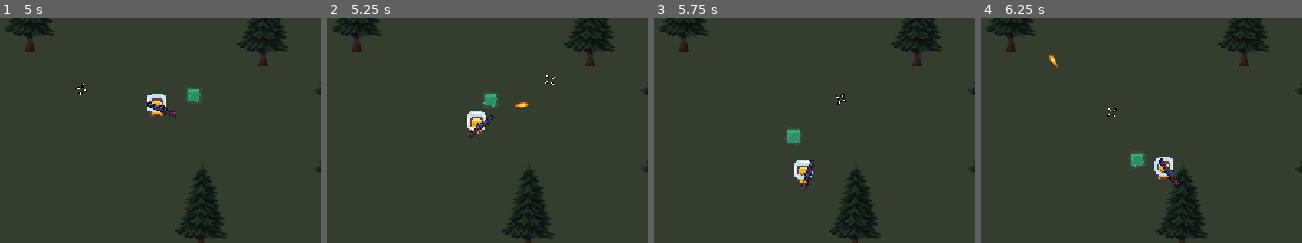
Above: before the commit, frames 1-4 (left to right).
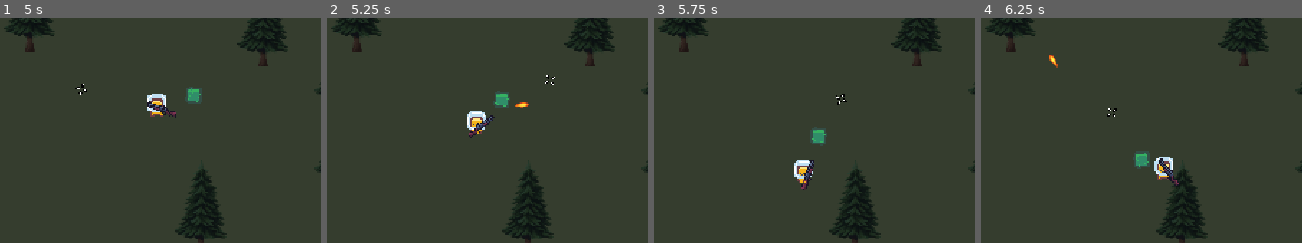
Above: after the commit, the same moments.

Repository: Silgnis/Game-Design-Project
Game: Godot game, scene res://Scenes/Level2.tscn
Same seed, same stepped clock (60 frames per second), same inputs: the game is played once before the commit and once after it.
Inputs (mouse positions are % of the whole screen's width and height, from its top left):
- Up to frame 1 (5 s): move the mouse to (90, 45) at 0.52 s; hold Right (right) 0.53-1.28 s; click (90, 45) at 0.6 s; move the mouse to (37, 55) at 1.27 s; hold Down (down) 1.28-2.03 s; click (37, 55) at 1.35 s; move the mouse to (75, 28) at 2.02 s; hold Right (right) 2.03-2.78 s; click (75, 28) at 2.1 s; move the mouse to (56, 70) at 2.77 s; hold Up (up) 2.78-3.53 s; click (56, 70) at 2.85 s; move the mouse to (100, 65) at 3.52 s; hold Left (left) from 3.53 s (still down); click (100, 65) at 3.6 s; move the mouse to (25, 35) at 4.27 s; click (25, 35) at 4.35 s
- Up to frame 2 (5.25 s): move the mouse to (69, 50) at 5.02 s; release Left (left) at 5.03 s; hold Down (down) from 5.03 s (still down); click (69, 50) at 5.1 s
- Up to frame 3 (5.75 s): keep holding Down (down)
- Up to frame 4 (6.25 s): move the mouse to (44, 25) at 5.77 s; release Down (down) at 5.78 s; hold Right (right) from 5.78 s (still down); click (44, 25) at 5.85 s
The pictures show only the part of the screen within x 40-90%, y 30-80%; the shares and areas given below are measured in that part.

Frame 1 is identical in both runs. In frame 2, 0.4% of the frame differs, in the area x 48-57%, y 33-40%; in frame 3, 0.4%, in the area x 41-54%, y 49-56%; in frame 4, 0.2%.

Commit message:
Fix myling spawn bug

Diff:
--- a/Scripts/myling_ghost.gd
+++ b/Scripts/myling_ghost.gd
@@ -1,17 +1,19 @@
 extends Node2D
 
 @export var target: CharacterBody2D
-@export var follow_offset := Vector2(-14, -12)  # behind and on top of player
-@export var follow_speed := 4.0                 # higher = closer to the player
-@export var bob_amplitude := 2.0				# how much the wobbling is afected in pixels
-@export var bob_speed := 3.0					# controls the speed of the ghost going up and down
+@export var follow_offset := Vector2(-14, -12)  # Base offset behind and above player
+@export var follow_speed := 4.0                 # Higher = closer to player
+@export var bob_amplitude := 2.0				# Wobble height in pixels
+@export var bob_speed := 3.0					# Speed of floating motion
 
 @onready var sprite: Sprite2D = $Sprite2D
 
 var _time := 0.0
+var _facing_right := true  # Tracks player's horizontal facing direction
 
 func _ready() -> void:
-	modulate.a = 0.7   # Unnecessary, but it looks nice to be a bit faded
+	modulate.a = 0.7
+	NavigationManager.on_trigger_player_spawn.connect(_on_player_spawn)
 
 func _physics_process(delta: float) -> void:
 	if target == null:
@@ -19,14 +21,31 @@
 
 	_time += delta
 
+	# Update horizontal direction whenever the player moves left or right
+	if target.velocity.x < 0:
+		_facing_right = false
+	elif target.velocity.x > 0:
+		_facing_right = true
+
+	# Dynamic offset based on facing direction
+	var current_offset := get_calculated_offset()
+	var goal := target.global_position + current_offset
+	goal.y += sin(_time * bob_speed) * bob_amplitude
+
+	# Smooth movement toward target destination
+	global_position = global_position.lerp(goal, 1.0 - exp(-follow_speed * delta))
+
+	# Flip sprite based on movement goal
+	if absf(goal.x - global_position.x) > 1.0:
+		sprite.flip_h = goal.x < global_position.x
+
+func get_calculated_offset() -> Vector2:
 	var offset := follow_offset
-	if target.velocity.x < 0:
+	# Mirror horizontal offset if facing left so follower stays behind player
+	if not _facing_right:
 		offset.x = -follow_offset.x
+	return offset
 
-	var goal := target.global_position + offset
-	goal.y += sin(_time * bob_speed) * bob_amplitude	# Weird formula to make it float
-
-	global_position = global_position.lerp(goal, 1.0 - exp(-follow_speed * delta))			# lerp makes the ghost advance t (between 100% and 0%) of the way to the goal position
-
-	if absf(goal.x - global_position.x) > 1.0:				# to change the sprite to follow along
-		sprite.flip_h = goal.x < global_position.x
+func _on_player_spawn(spawn_position: Vector2) -> void:
+	# Teleport instantly using the current directional offset
+	global_position = spawn_position + get_calculated_offset()
--- a/Scripts/player.gd
+++ b/Scripts/player.gd
@@ -35,7 +35,6 @@
 		global_position = GameManager.current_checkpoint_pos
 
 func _on_spawn(position: Vector2):
-	print_debug("Player teleporting to: ", position)
 	global_position = position
 
 func _physics_process(delta: float) -> void:
